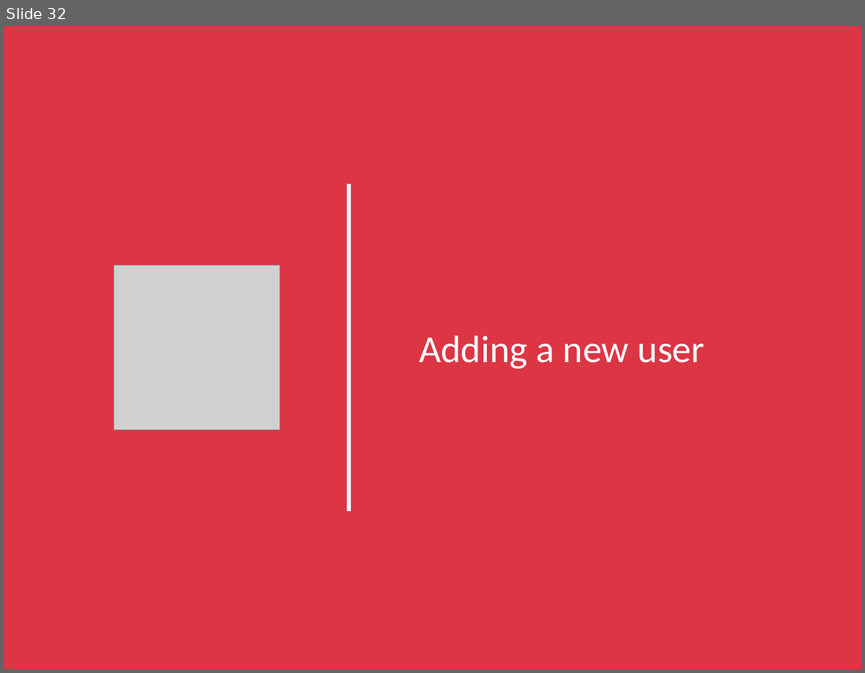
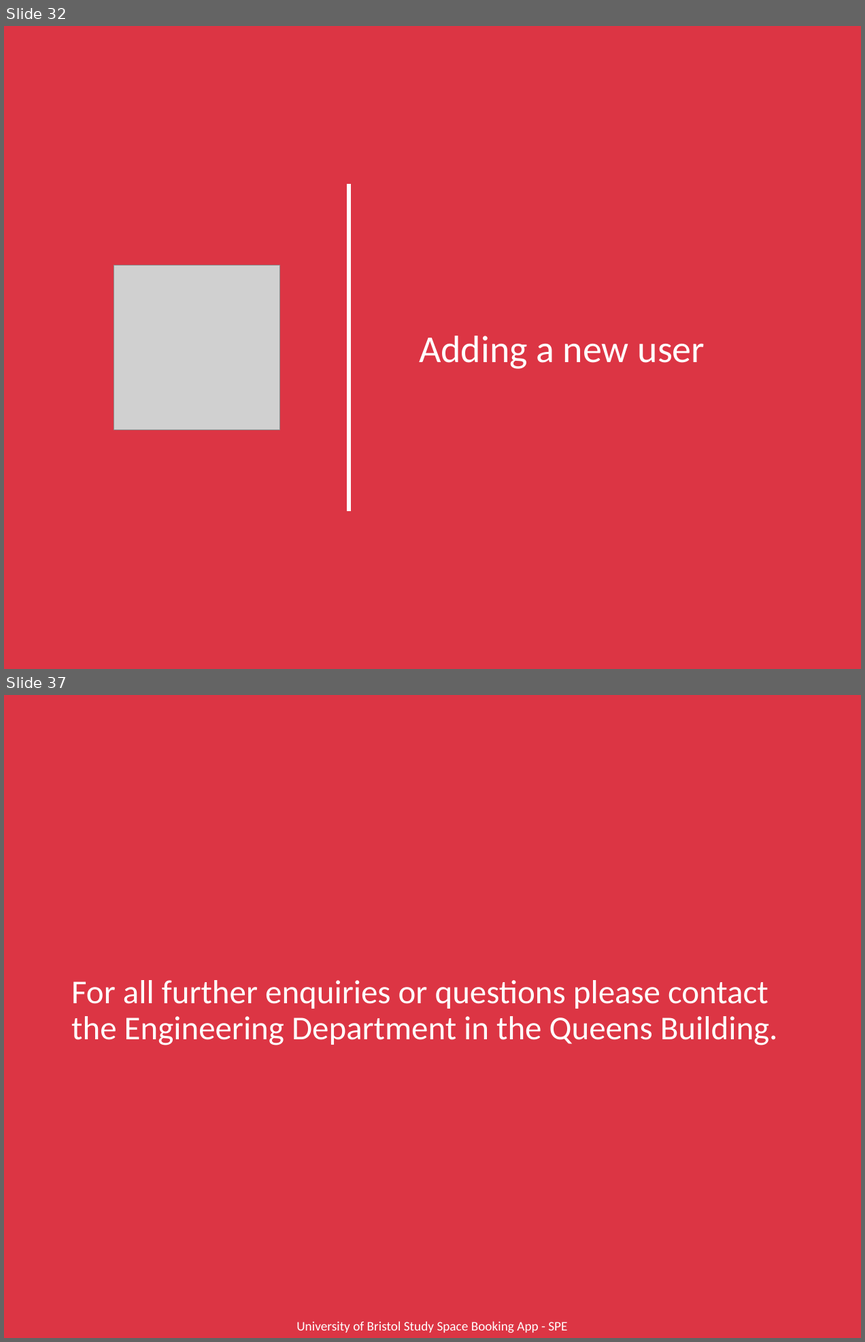
Before and after one commit to ah16165/University-Study-Space-Booking-App, a slide deck: Not_Main_Application/UserManual.pptx. Shown one above the other, each under a label of ours: slide 32 before the commit, slides 32 and 37 after it; the slides between them are not shown. The pictures are 865x673 and 865x1342 pixels, drawn with LibreOffice and Linux fonts; fonts in the diff are those of the drawing; grey boxes stand for pictures. Boxes give left, top, right and bottom in pixels: in the first picture for what was removed or moved away, otherwise in the second. Text is boxed around its words. In the diff, an @@ line names an element or a change of style, - is before the commit and + after.

```diff
--- a/Not_Main_Application/UserManual.pptx
+++ b/Not_Main_Application/UserManual.pptx
@@ slide 37 added at <box>4,695,861,1338</box>, background #DC3544 @@
@@ text added at <box>71,980,778,1045</box>, 28 pt, text #FFFFFF @@
+For all further enquiries or questions please contact the Engineering Department in the Queens Building.
@@ text added at <box>296,1321,567,1333</box>, 11 pt, text #FFFFFF @@
+University of Bristol Study Space Booking App - SPE
```
Also in this commit, not shown: 20 slides changed, 3 other slides added, 1 slide removed, 1 other file.
